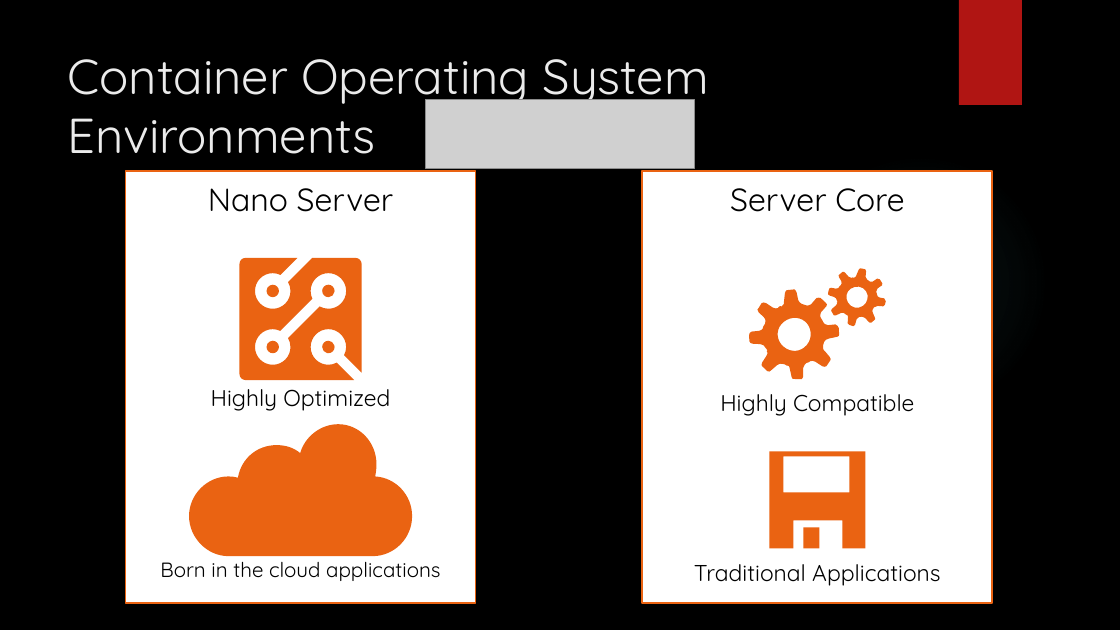
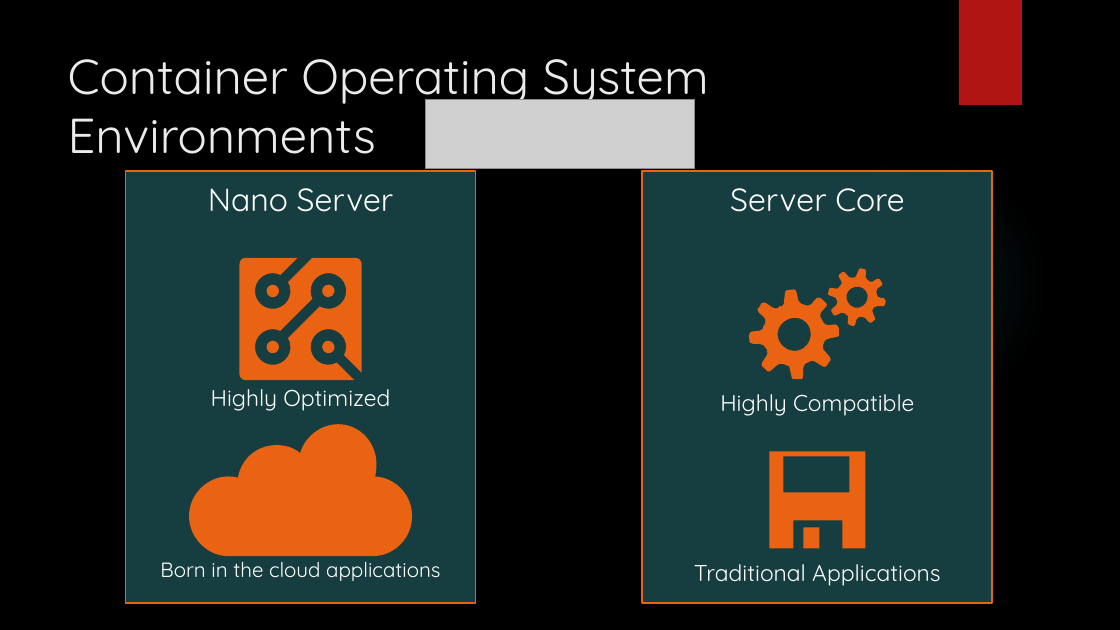
Before and after one commit to arif-aigonix/leap2015, a slide deck: slide 23 of TaylorWindowsContainers.pptx (slide 22 before the commit). Drawn at 1120x630 pixels with LibreOffice and Linux fonts; fonts in the diff are those of the drawing; grey boxes stand for pictures; background and template pictures are left out. Boxes give left, top, right and bottom in pixels: in the first picture for what was removed or moved away, otherwise in the second. Text is boxed around its words. In the diff, an @@ line names an element or a change of style, - is before the commit and + after.

```diff
--- a/TaylorWindowsContainers.pptx
+++ b/TaylorWindowsContainers.pptx
@@ rectangle "Nano Server" at (126,170,476,603): text colour #000000 to #FFFFFF; fill #FFFFFF to #173D40 @@
@@ rectangle "Server Core" at (642,170,992,603): text colour #000000 to #FFFFFF; fill #FFFFFF to #173D40 @@
@@ text colour #000000 to #FFFFFF in 4 elements at (160,562,440,581), (694,564,940,586), (720,394,914,416), (211,389,390,411) @@
```
Also in this commit, not shown: 13 other slides changed, 1 slide added, 3 other files.
